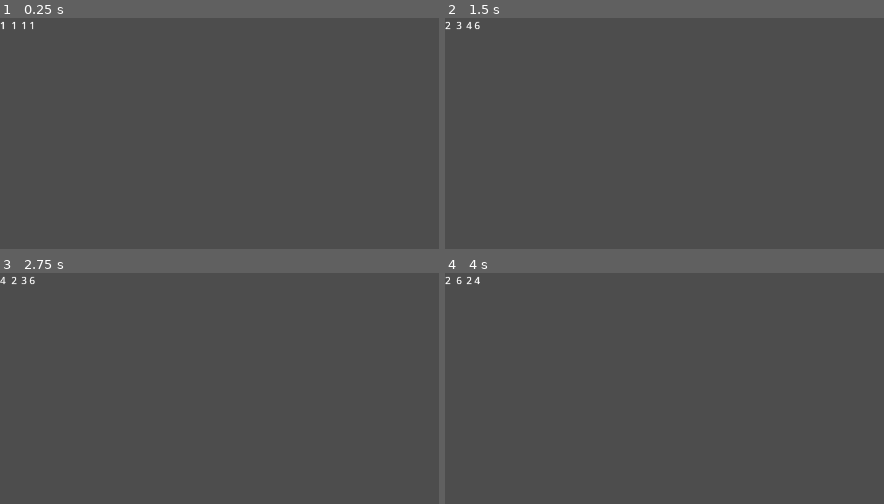
Above: before the commit, frames 1-4 (two rows, left to right).
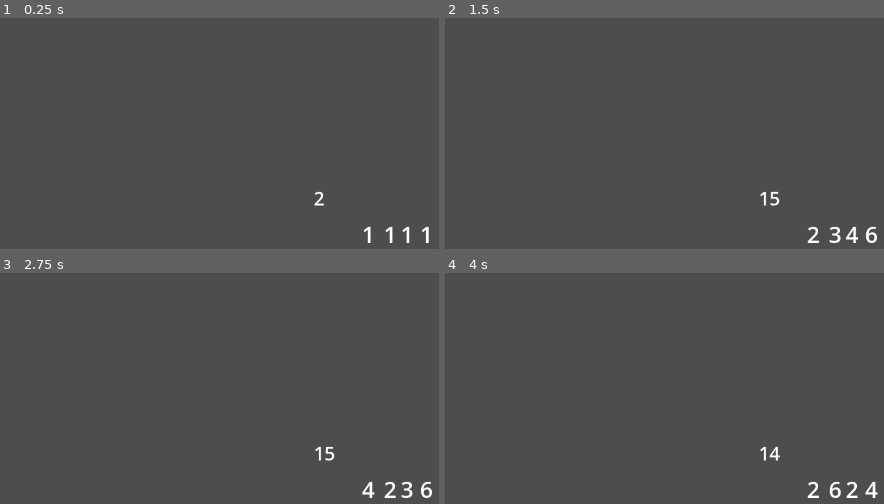
Above: after the commit, the same moments.

Repository: Nico11as/GameJamMountain
Game: Godot game, scene res://Scenes/TestScene.tscn
Same seed, same stepped clock (60 frames per second), same inputs: the game is played once before the commit and once after it.
Inputs:
- Up to frame 1 (0.25 s): no input
- Up to frame 2 (1.5 s): tap Enter (ui_accept) at 0.5, 0.6, 0.77, 1.07, 1.35 s
- Up to frame 3 (2.75 s): tap Enter (ui_accept) at 1.52, 1.82, 2.1 s
- Up to frame 4 (4 s): tap Enter (ui_accept) at 2.75, 2.85, 3.02, 3.32, 3.6, 3.77 s

The runs differ from the first frame. In frame 1, 0.4% of the frame differs, in the area x 0-98%, y 1-98%; in frame 2, 0.6%; in frame 3, 0.6%; in frame 4, 0.6%, in the area x 0-99%, y 1-98%.

Commit message:
V0.003: Adição do sistema de rolagem de dados e contagem de dados

Diff:
--- a/Objects/Prefabs/DiceMold.tscn
+++ b/Objects/Prefabs/DiceMold.tscn
@@ -6,6 +6,9 @@
 script = ExtResource("1_4cwlk")
 
 [node name="Label" type="Label" parent="." unique_id=202435713]
-offset_right = 16.0
-offset_bottom = 23.0
+offset_left = -12.0
+offset_top = -26.0
+offset_right = 20.0
+offset_bottom = 24.0
+theme_override_font_sizes/font_size = 36
 text = "1"
--- /dev/null
+++ b/Objects/Scripts/DiceHolder.gd
@@ -0,0 +1,18 @@
+class_name DiceManager
+extends Node2D
+
+@onready var game_manager: GameManager = $".."
+@export_category("Player_dice")
+@export var dice_amount: int
+@export var current_value: int
+
+# Called when the node enters the scene tree for the first time.
+func _ready() -> void:
+	game_manager.dice_rolled.connect(SumDice)
+	pass # Replace with function body.
+
+func SumDice() -> void:
+	current_value = 0
+	for dice: DiceMold in get_children():
+		current_value += dice.current_value
+	$"../Label".text = str(current_value)
--- a/Scenes/GameManager.gd
+++ b/Scenes/GameManager.gd
@@ -1,5 +1,7 @@
+class_name GameManager
 extends Node2D
 
+signal dice_rolled
 
 # Called when the node enters the scene tree for the first time.
 func _ready() -> void:
@@ -11,5 +13,6 @@
 	if Input.is_action_just_pressed("ui_accept"):
 		for dice in $DiceHolder.get_children():
 			dice.RollDice()
+			dice_rolled.emit()
 
 	pass
--- a/Scenes/TestScene.tscn
+++ b/Scenes/TestScene.tscn
@@ -2,6 +2,7 @@
 
 [ext_resource type="Script" uid="uid://1vrre72lp588" path="res://Scenes/GameManager.gd" id="1_5lt6y"]
 [ext_resource type="PackedScene" uid="uid://rkdyvytj45d0" path="res://Objects/Prefabs/DiceMold.tscn" id="1_b5ayd"]
+[ext_resource type="Script" uid="uid://iu7khfpbulit" path="res://Objects/Scripts/DiceHolder.gd" id="2_8k7wh"]
 
 [node name="TestScene" type="Node2D" unique_id=1022013615]
 script = ExtResource("1_5lt6y")
@@ -10,15 +11,26 @@
 
 [node name="==TileSet==" type="Node" parent="." unique_id=1417442908]
 
-[node name="DiceHolder" type="Node" parent="." unique_id=1482452212]
+[node name="Label" type="Label" parent="." unique_id=576522351]
+offset_left = 502.0
+offset_top = 267.0
+offset_right = 542.0
+offset_bottom = 309.0
+theme_override_font_sizes/font_size = 30
+text = "2"
+
+[node name="DiceHolder" type="Node2D" parent="." unique_id=909431810]
+position = Vector2(619, 347)
+script = ExtResource("2_8k7wh")
 
 [node name="Dice" parent="DiceHolder" unique_id=1905145127 instance=ExtResource("1_b5ayd")]
+position = Vector2(-28, 0)
 
 [node name="Dice2" parent="DiceHolder" unique_id=813746251 instance=ExtResource("1_b5ayd")]
-position = Vector2(18, 0)
+position = Vector2(7, 0)
 
 [node name="Dice3" parent="DiceHolder" unique_id=785967953 instance=ExtResource("1_b5ayd")]
 position = Vector2(34, 0)
 
 [node name="Dice4" parent="DiceHolder" unique_id=1711357140 instance=ExtResource("1_b5ayd")]
-position = Vector2(47, 0)
+position = Vector2(65, 0)
Not shown, added: Objects/Scripts/DiceHolder.gd.uid
